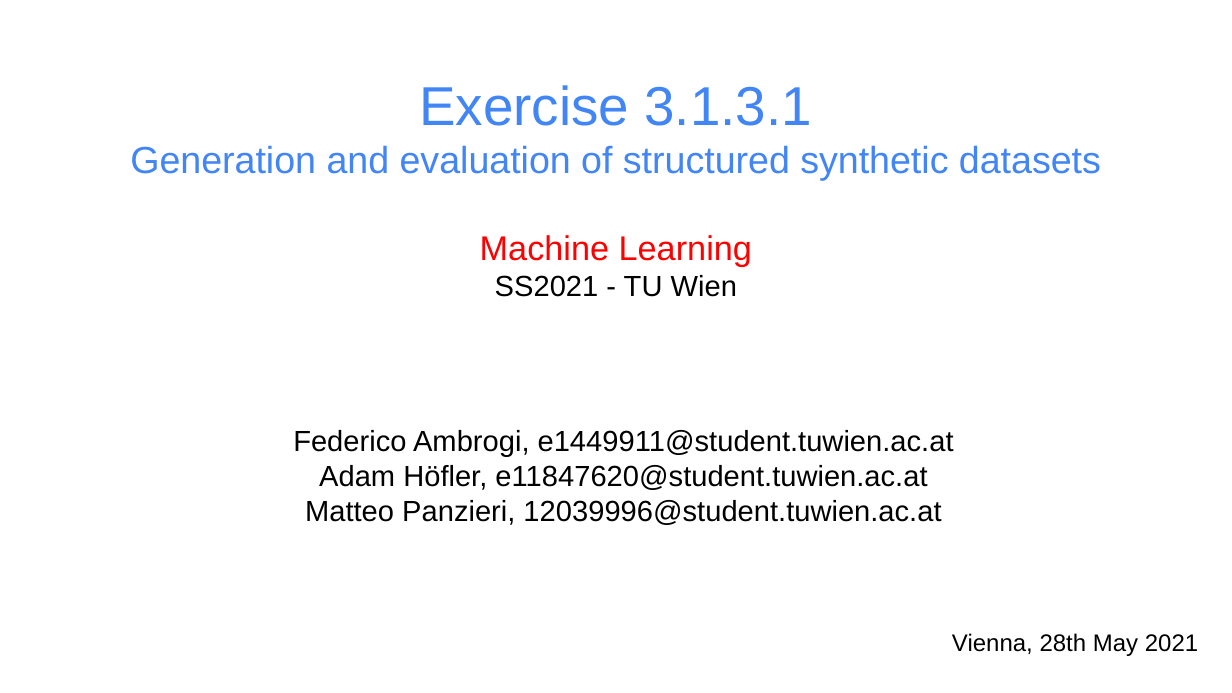
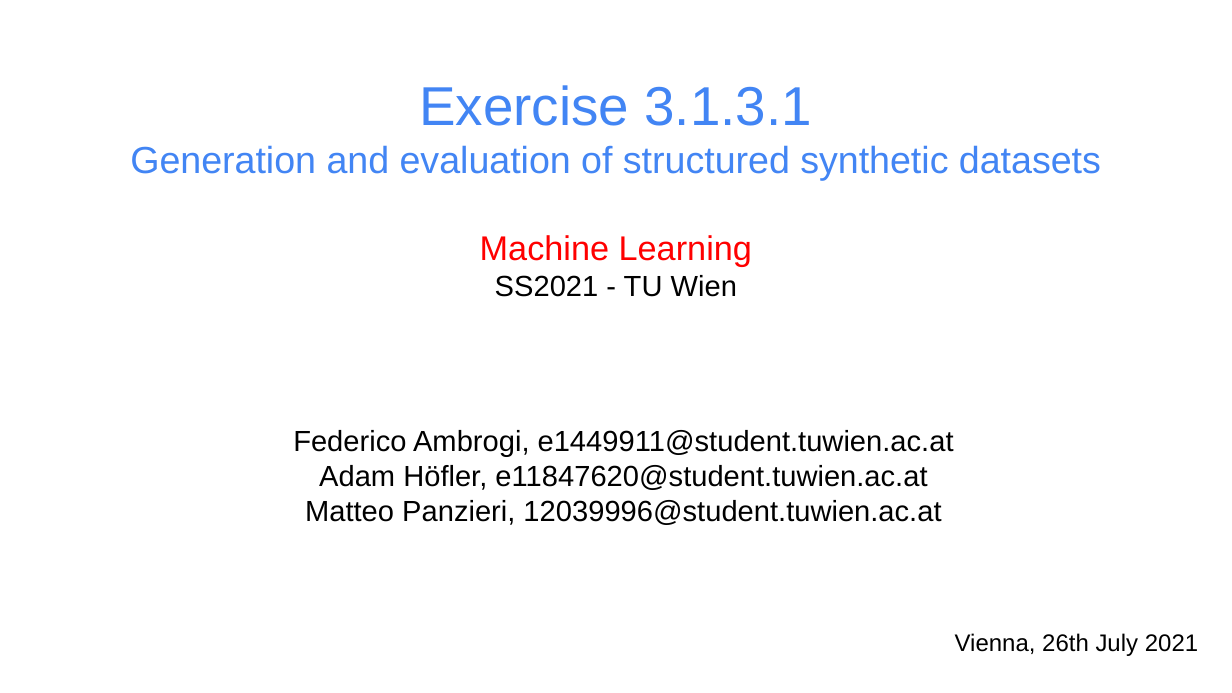
Before and after one commit to fambrogi/MachineLearning, a slide deck: slide 1 of ex_3/Slides_ML_3.pptx. Drawn at 1232x693 pixels with LibreOffice and Linux fonts; fonts in the diff are those of the drawing. Boxes give left, top, right and bottom in pixels: in the first picture for what was removed or moved away, otherwise in the second. Text is boxed around its words. In the diff, an @@ line names an element or a change of style, - is before the commit and + after.

```diff
--- a/ex_3/Slides_ML_3.pptx
+++ b/ex_3/Slides_ML_3.pptx
@@ text at <box>955,633,1198,656</box>: text changed @@
-Vienna, 28th May 2021
+Vienna, 26th July 2021
```
Also in this commit, not shown: 1 other slide changed, 5 slides added, 2 slides removed.
